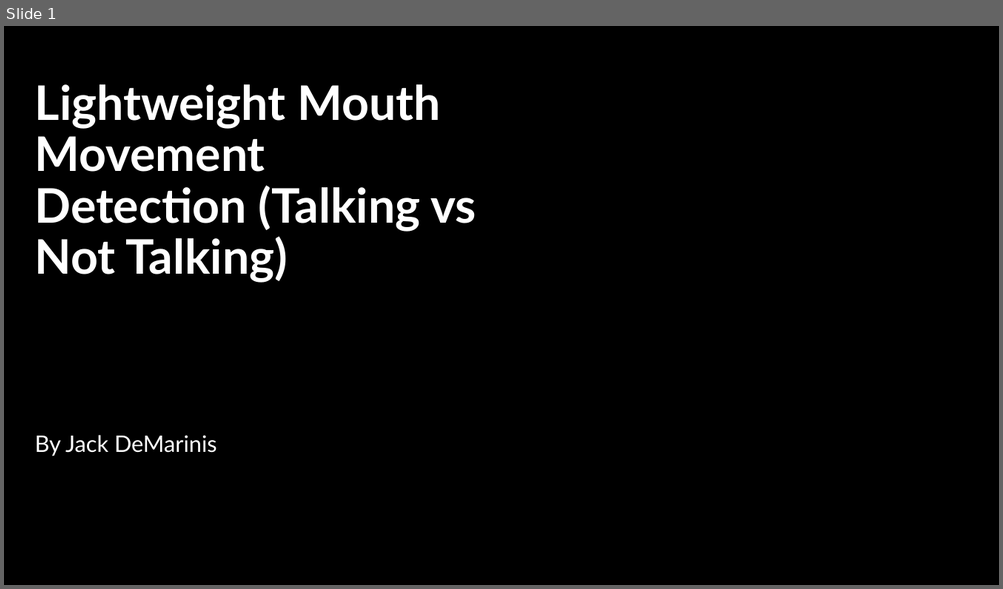
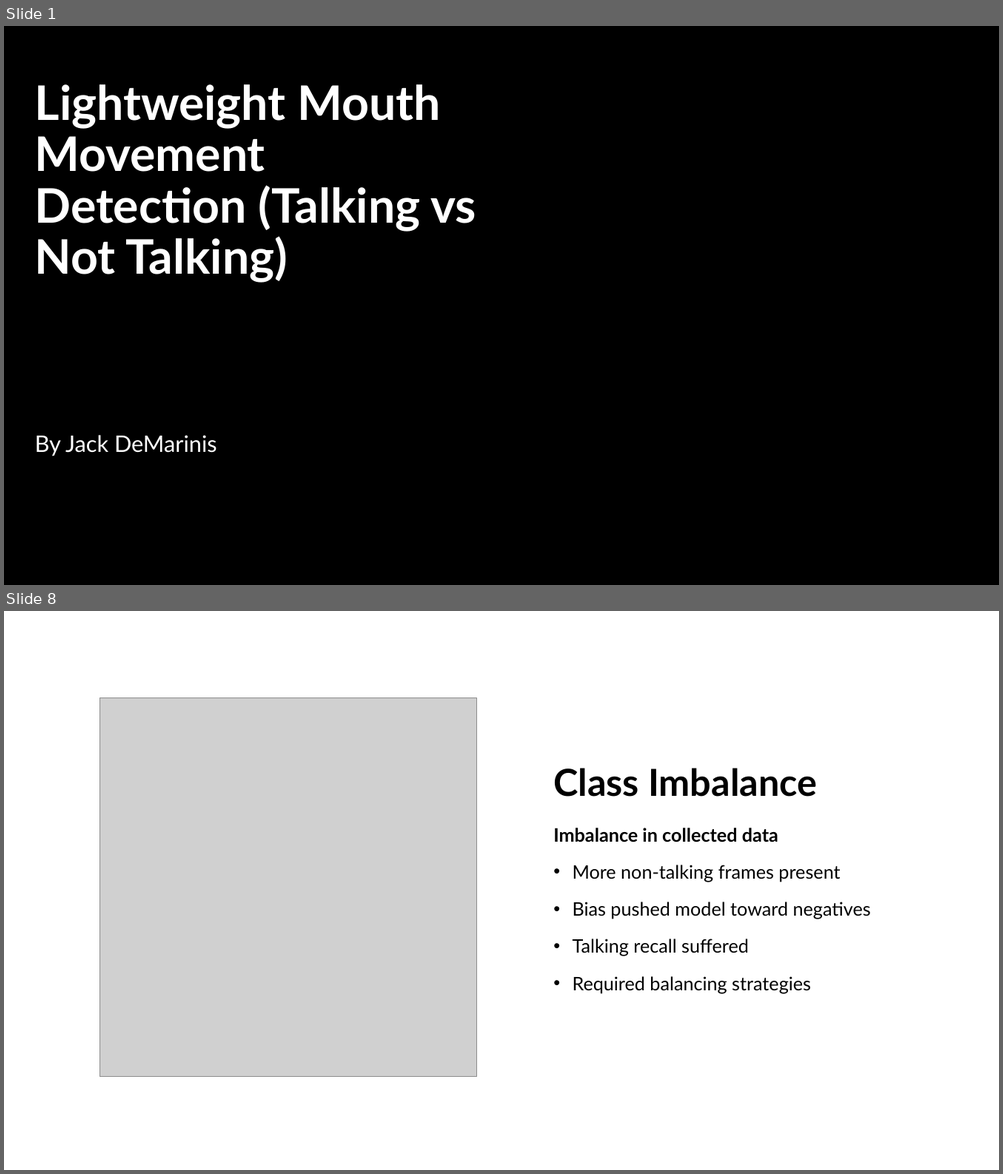
Before and after one commit to jackdemarinis/mouthMovementDetection, a slide deck: Lightweight Mouth Movement Detection (Talking vs Not.pptx. Shown one above the other, each under a label of ours: slide 1 before the commit, slides 1 and 8 after it; the slides between them are not shown. The pictures are 1003x589 and 1003x1174 pixels, drawn with LibreOffice and Linux fonts; fonts in the diff are those of the drawing; grey boxes stand for pictures; background and template pictures are left out. Boxes give left, top, right and bottom in pixels: in the first picture for what was removed or moved away, otherwise in the second. Text is boxed around its words. In the diff, an @@ line names an element or a change of style, - is before the commit and + after.

```diff
--- a/Lightweight Mouth Movement Detection (Talking vs Not.pptx
+++ b/Lightweight Mouth Movement Detection (Talking vs Not.pptx
@@ slide 8 added at (4,611,999,1170), background #FFFFFF @@
@@ picture added at (99,698,476,1077) @@
@@ title added at (553,768,817,797), 36 pt, text #000000, bold @@
+Class Imbalance
@@ text added at (553,828,871,994), 18 pt, text #000000 @@
+Imbalance in collected data
+• More non-talking frames present
+• Bias pushed model toward negatives
+• Talking recall suffered
+• Required balancing strategies
```
Also in this commit, not shown: 12 other slides added, 9 slides removed, 1 other file.
